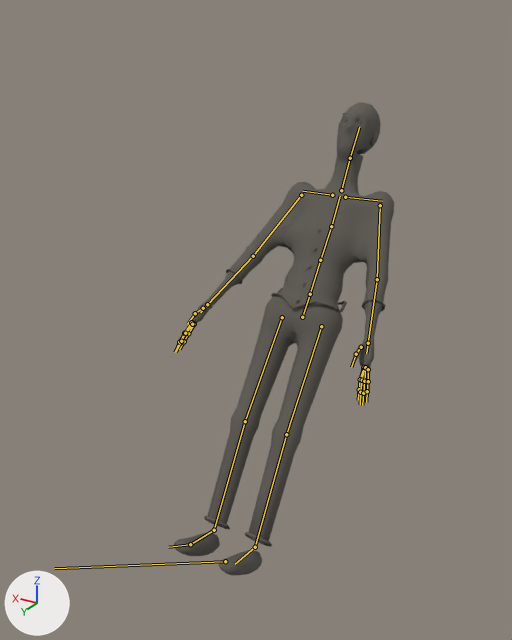
An edit to the glTF model content/art/models/householder.lod1.glb, drawn before and after from the same camera.
Both versions are drawn from a camera (50 mm lens) standing at (-1.2, 1.78, 1.97) and looking at (0.1, -0.39, 0.89). The lights are fixed; the arrows at lower left show +X, +Y and +Z. The first picture is the older version. Both versions are drawn at frame 7 of the action 'death'; the numbers are the values there. The bones that change, and the others that lie on the model, are drawn over the model as lines.

Objects in the first picture: 'body', 'fine'.
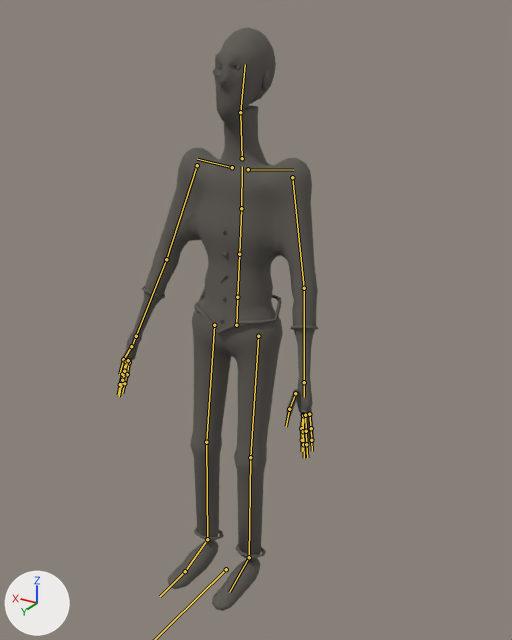
The edits, one by one:
Bone 'root' (bone_root) moves from (0.0, 0.0, 0.04) to (0.0, 0.0, 0.0).
Bone 'root' (bone_root) turns from (37, 0, 0) to (6, 0, 0) degrees about its own x, y and z.
Bone 'head' (bone_head) turns from (-2, 2, 0) to (6, 0, 0) degrees about its own x, y and z.
Bone 'upperarm_r' (bone_upperarm_r) turns from (13, 4, -10) to (10, 3, -9) degrees about its own x, y and z.
Bone 'finger_a_r_02' (bone_finger_a_r_02) turns from (-13, 0, 0) to (-8, 0, 0) degrees about its own x, y and z.
Bone 'finger_a_r_03' (bone_finger_a_r_03) turns from (-10, 0, 0) to (-6, 0, 0) degrees about its own x, y and z.
Bone 'finger_b_r_01' (bone_finger_b_r_01) turns from (-10, 0, 0) to (-6, 0, 0) degrees about its own x, y and z.
Bone 'finger_b_r_03' (bone_finger_b_r_03) turns from (-10, 0, 0) to (-6, 0, 0) degrees about its own x, y and z.
Bone 'finger_c_r_01' (bone_finger_c_r_01) turns from (-11, 0, 0) to (-7, 0, 0) degrees about its own x, y and z.
Bone 'finger_c_r_03' (bone_finger_c_r_03) turns from (-10, 0, 0) to (-6, 0, 0) degrees about its own x, y and z.
Bone 'finger_d_r_01' (bone_finger_d_r_01) turns from (-13, -2, -1) to (-8, -1, -1) degrees about its own x, y and z.
Bone 'finger_d_r_03' (bone_finger_d_r_03) turns from (-10, 0, 0) to (-6, 0, 0) degrees about its own x, y and z.
Bone 'upperarm_l' (bone_upperarm_l) turns from (12, -4, 10) to (10, -3, 9) degrees about its own x, y and z.
Bone 'finger_a_l_02' (bone_finger_a_l_02) turns from (-13, 0, 0) to (-8, 0, 0) degrees about its own x, y and z.
Bone 'finger_a_l_03' (bone_finger_a_l_03) turns from (-10, 0, 0) to (-6, 0, 0) degrees about its own x, y and z.
Bone 'finger_b_l_01' (bone_finger_b_l_01) turns from (-10, 0, 0) to (-6, 0, 0) degrees about its own x, y and z.
Bone 'finger_b_l_03' (bone_finger_b_l_03) turns from (-10, 0, 0) to (-6, 0, 0) degrees about its own x, y and z.
Bone 'finger_c_l_01' (bone_finger_c_l_01) turns from (-11, 0, 0) to (-7, 0, 0) degrees about its own x, y and z.
Bone 'finger_c_l_03' (bone_finger_c_l_03) turns from (-10, 0, 0) to (-6, 0, 0) degrees about its own x, y and z.
Bone 'finger_d_l_01' (bone_finger_d_l_01) turns from (-13, 2, 1) to (-8, 1, 1) degrees about its own x, y and z.
Bone 'finger_d_l_03' (bone_finger_d_l_03) turns from (-10, 0, 0) to (-6, 0, 0) degrees about its own x, y and z.

Where the change shows, as pixel boxes (x1, y1, x2, y2) in the pictures (512 x 640 px):
'body', posed (12% narrower, 23% taller): before (174, 102, 394, 575); after (124, 27, 318, 611)
'fine', posed (16% taller): before (175, 119, 386, 547); after (118, 64, 318, 559)
bone 'head', root to tip: before (350, 158) to (359, 127); after (240, 112) to (245, 64)
bone 'upperarm_r', root to tip: before (301, 195) to (253, 256); after (197, 165) to (166, 259)
bone 'finger_a_r_02', root to tip: before (188, 333) to (184, 341); after (127, 374) to (124, 383)
bone 'finger_a_r_03', root to tip: before (184, 341) to (179, 349); after (124, 383) to (122, 393)
bone 'finger_b_r_01', root to tip: before (192, 322) to (185, 333); after (126, 362) to (123, 375)
bone 'finger_b_r_03', root to tip: before (180, 342) to (176, 352); after (121, 386) to (119, 396)
bone 'finger_c_r_01', root to tip: before (191, 322) to (184, 333); after (126, 361) to (122, 374)
bone 'finger_c_r_03', root to tip: before (179, 342) to (175, 352); after (120, 384) to (118, 395)
bone 'finger_d_r_01', root to tip: before (192, 324) to (185, 333); after (128, 360) to (124, 371)
bone 'finger_d_r_03', root to tip: before (181, 341) to (177, 349); after (122, 380) to (120, 389)
bone 'upperarm_l', root to tip: before (380, 205) to (377, 279); after (292, 177) to (304, 288)
bone 'finger_a_l_02', root to tip: before (360, 379) to (359, 389); after (301, 428) to (302, 440)
bone 'finger_a_l_03', root to tip: before (359, 389) to (358, 400); after (302, 440) to (302, 451)
bone 'finger_b_l_01', root to tip: before (364, 367) to (362, 380); after (303, 415) to (303, 431)
bone 'finger_b_l_03', root to tip: before (360, 392) to (360, 404); after (303, 444) to (304, 458)
bone 'finger_c_l_01', root to tip: before (365, 367) to (364, 381); after (305, 415) to (306, 431)
bone 'finger_c_l_03', root to tip: before (363, 393) to (362, 405); after (306, 444) to (307, 457)
bone 'finger_d_l_01', root to tip: before (368, 369) to (368, 381); after (309, 414) to (311, 428)
bone 'finger_d_l_03', root to tip: before (367, 391) to (366, 402); after (311, 440) to (312, 451)
